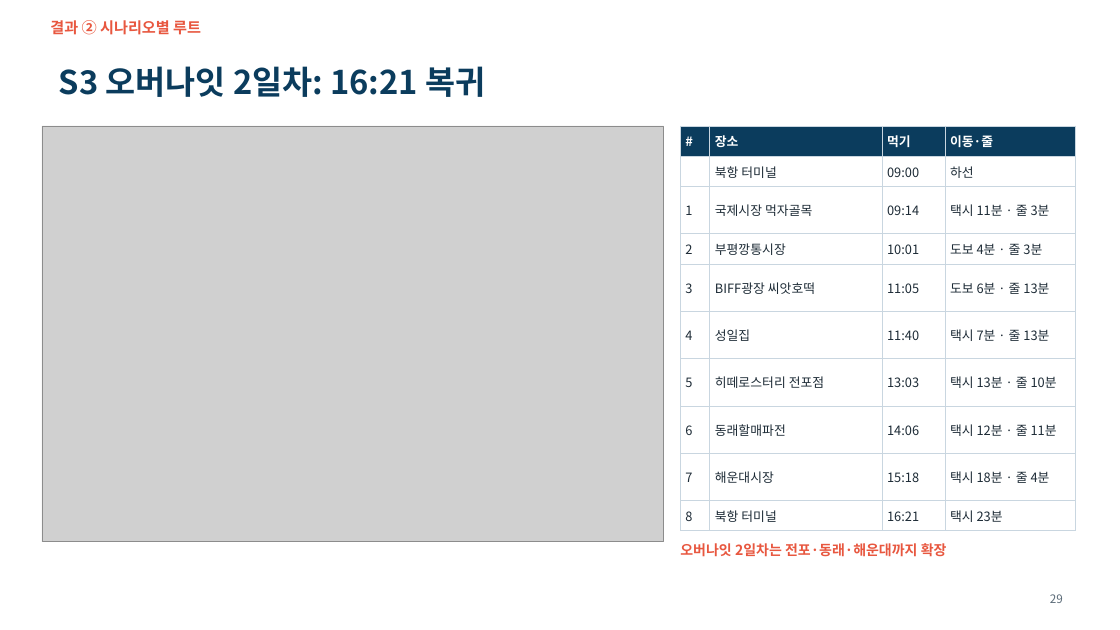
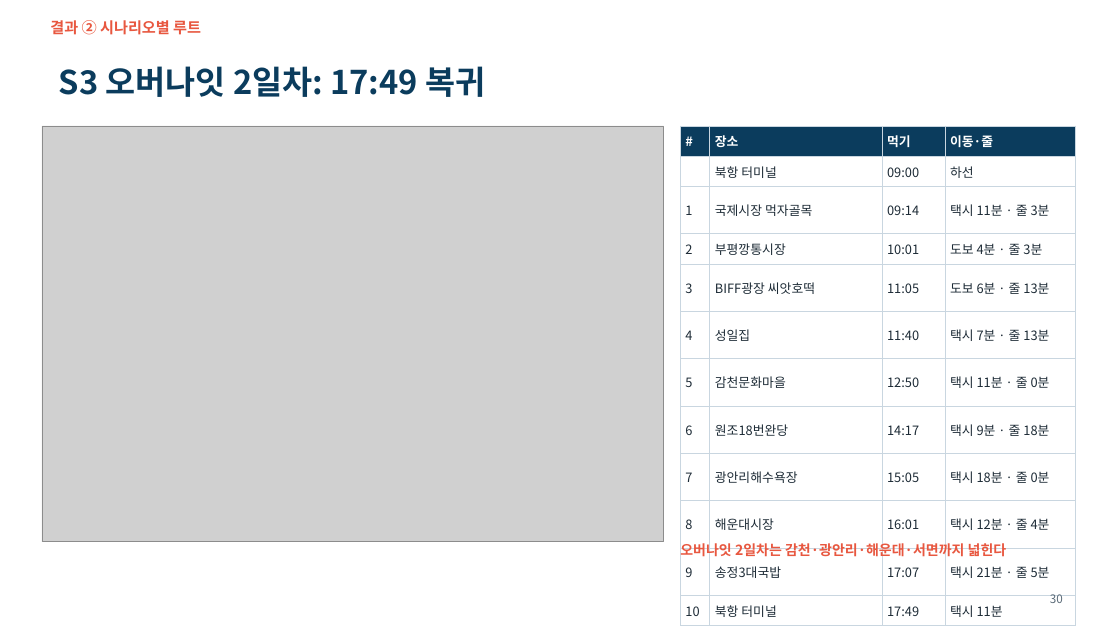
Before and after one commit to ddayoung03/busan-cruise-unpassing, a slide deck: slide 30 of 05_문서/3주차_발표자료.pptx (slide 29 before the commit). Drawn at 1120x630 pixels with LibreOffice and Linux fonts; fonts in the diff are those of the drawing; grey boxes stand for pictures. Boxes give left, top, right and bottom in pixels: in the first picture for what was removed or moved away, otherwise in the second. Text is boxed around its words. In the diff, an @@ line names an element or a change of style, - is before the commit and + after.

```diff
--- a/05_문서/3주차_발표자료.pptx
+++ b/05_문서/3주차_발표자료.pptx
@@ title at box(59, 66, 485, 97): text changed @@
-S3 오버나잇 2일차: 16:21 복귀
+S3 오버나잇 2일차: 17:49 복귀
@@ table at box(681, 126, 1075, 621) @@
-row 7: 5 | 히떼로스터리 전포점 | 13:03 | 택시 13분 · 줄 10분
-row 8: 6 | 동래할매파전 | 14:06 | 택시 12분 · 줄 11분
-row 9: 7 | 해운대시장 | 15:18 | 택시 18분 · 줄 4분
-row 10: 8 | 북항 터미널 | 16:21 | 택시 23분
+row 7: 5 | 감천문화마을 | 12:50 | 택시 11분 · 줄 0분
+row 8: 6 | 원조18번완당 | 14:17 | 택시 9분 · 줄 18분
+row 9: 7 | 광안리해수욕장 | 15:05 | 택시 18분 · 줄 0분
+row 10: 8 | 해운대시장 | 16:01 | 택시 12분 · 줄 4분
+row 11: 9 | 송정3대국밥 | 17:07 | 택시 21분 · 줄 5분
+row 12: 10 | 북항 터미널 | 17:49 | 택시 11분
@@ text at box(680, 542, 1007, 560): text changed @@
-오버나잇 2일차는 전포·동래·해운대까지 확장
+오버나잇 2일차는 감천·광안리·해운대·서면까지 넓힌다
@@ page number at box(1050, 594, 1063, 603): text changed @@
-29
+30
```
Also in this commit, not shown: 21 other slides changed, 5 slides added, 19 other files.
